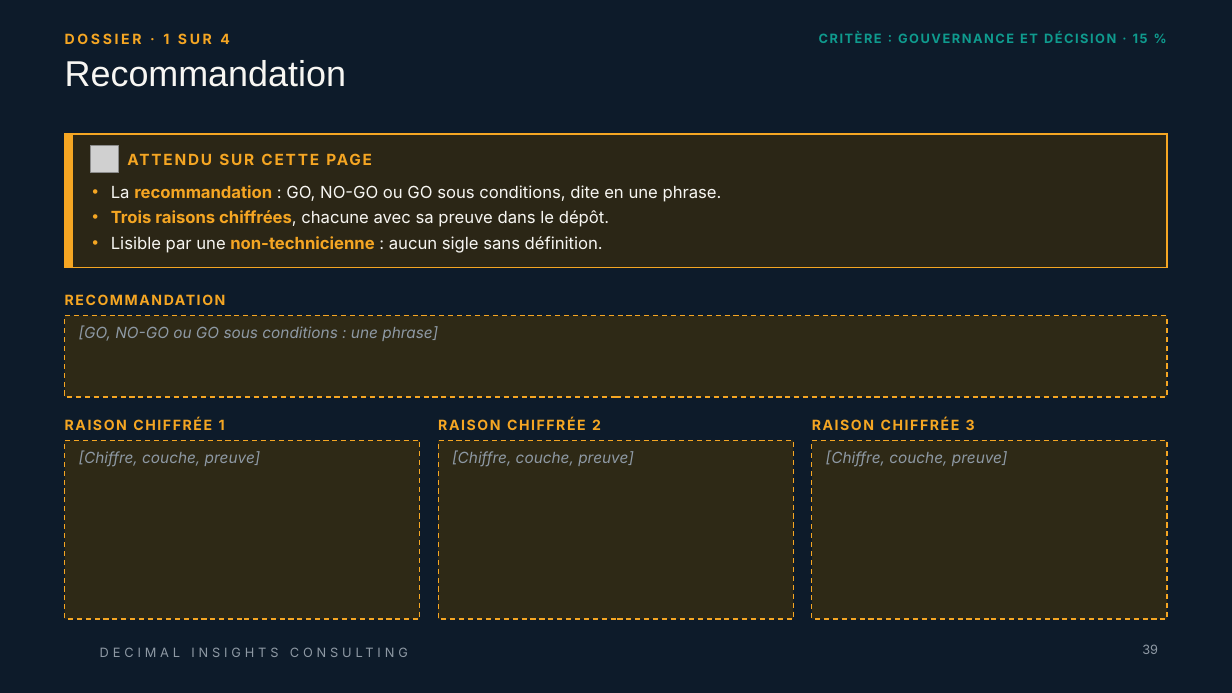
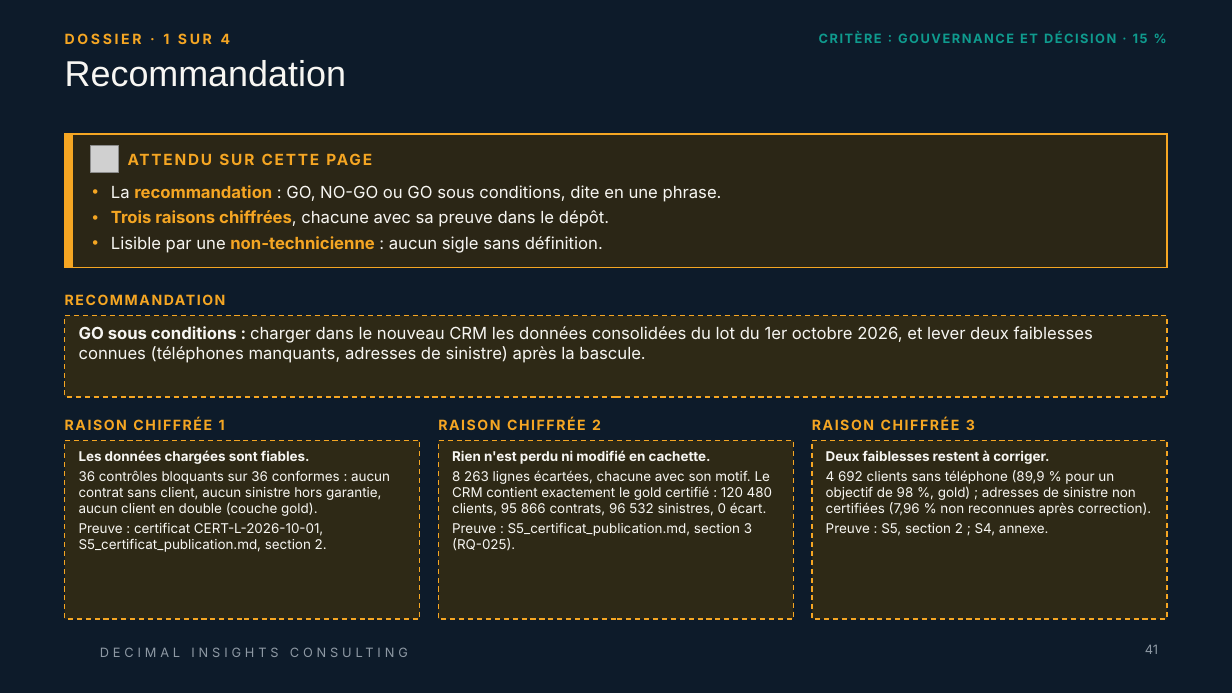
Before and after one commit to linam02/td-qualite-g04, a slide deck: slide 41 of livrables/Livrable_Groupe_TD_AssurConnect.pptx (slide 39 before the commit). Drawn at 1232x693 pixels with LibreOffice and Linux fonts; fonts in the diff are those of the drawing; grey boxes stand for pictures; background and template pictures are left out. Boxes give left, top, right and bottom in pixels: in the first picture for what was removed or moved away, otherwise in the second. Text is boxed around its words. In the diff, an @@ line names an element or a change of style, - is before the commit and + after.

```diff
--- a/livrables/Livrable_Groupe_TD_AssurConnect.pptx
+++ b/livrables/Livrable_Groupe_TD_AssurConnect.pptx
@@ text in rectangle at [79, 326, 1093, 363]: text changed; size 12 to 13 pt; text colour #8E99A4 to #F7F6F2; italic off @@
-[GO, NO-GO ou GO sous conditions : une phrase]
+GO sous conditions : charger dans le nouveau CRM les données consolidées du lot du 1er octobre 2026, et lever deux faiblesses connues (téléphones manquants, adresses de sinistre) après la bascule.
@@ text in rectangle at [79, 450, 390, 552]: text changed; size 12 to 10.5 pt; text colour #8E99A4 to #F7F6F2; italic off @@
-[Chiffre, couche, preuve]
+Les données chargées sont fiables.
+36 contrôles bloquants sur 36 conformes : aucun contrat sans client, aucun sinistre hors garantie, aucun client en double (couche gold).
+Preuve : certificat CERT-L-2026-10-01, S5_certificat_publication.md, section 2.
@@ text in rectangle at [452, 450, 772, 551]: text changed; size 12 to 10.5 pt; text colour #8E99A4 to #F7F6F2; italic off @@
-[Chiffre, couche, preuve]
+Rien n'est perdu ni modifié en cachette.
+8 263 lignes écartées, chacune avec son motif. Le CRM contient exactement le gold certifié : 120 480 clients, 95 866 contrats, 96 532 sinistres, 0 écart.
+Preuve : S5_certificat_publication.md, section 3 (RQ-025).
@@ text in rectangle at [826, 450, 1151, 536]: text changed; size 12 to 10.5 pt; text colour #8E99A4 to #F7F6F2; italic off @@
-[Chiffre, couche, preuve]
+Deux faiblesses restent à corriger.
+4 692 clients sans téléphone (89,9 % pour un objectif de 98 %, gold) ; adresses de sinistre non certifiées (7,96 % non reconnues après correction).
+Preuve : S5, section 2 ; S4, annexe.
@@ page number at [1145, 644, 1158, 654]: text changed @@
-39
+41
```
Also in this commit, not shown: 45 other slides changed, 2 slides added, 8 other files.
